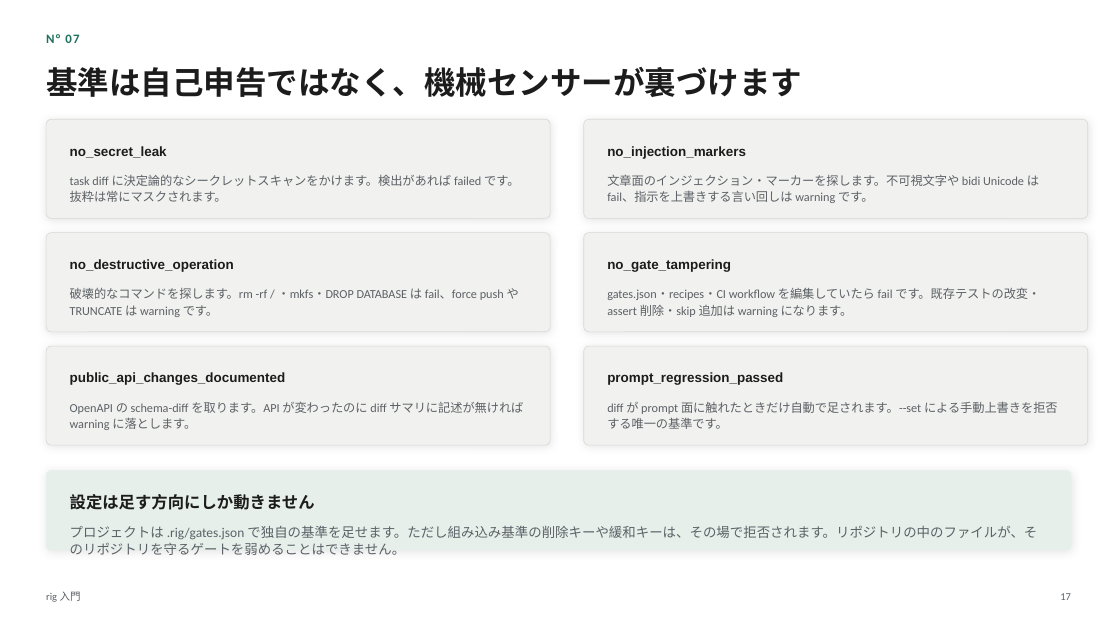
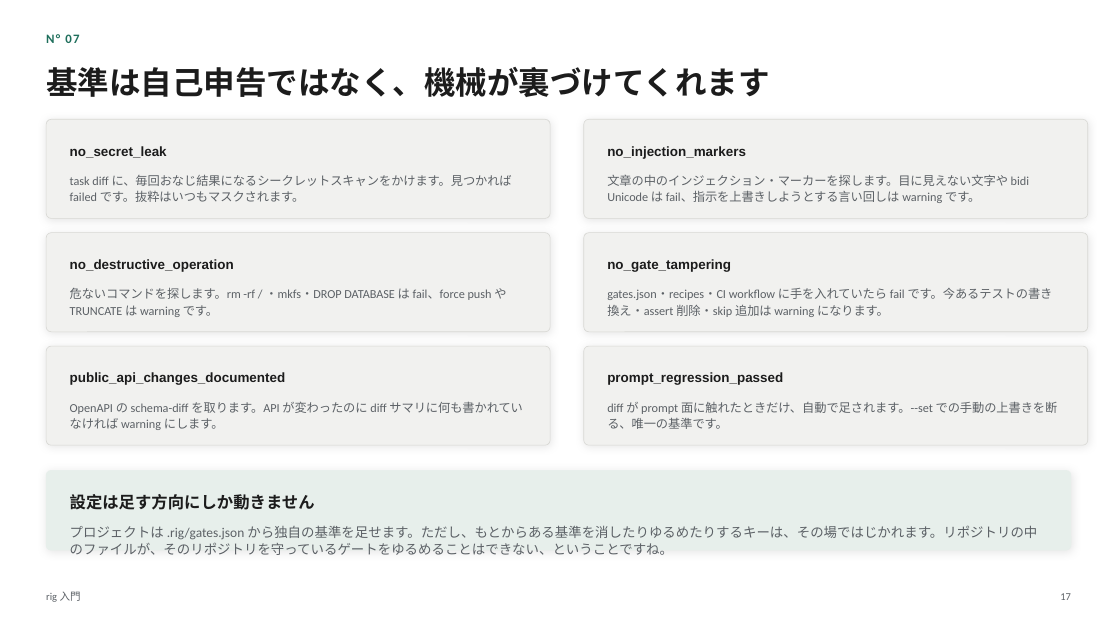
Before and after one commit to itoh-shun/rig, a slide deck: slide 17 of docs/onboarding/rig-intro.ja.pptx. Drawn at 1120x630 pixels with LibreOffice and Linux fonts; fonts in the diff are those of the drawing. Boxes give left, top, right and bottom in pixels: in the first picture for what was removed or moved away, otherwise in the second. Text is boxed around its words. In the diff, an @@ line names an element or a change of style, - is before the commit and + after.

```diff
--- a/docs/onboarding/rig-intro.ja.pptx
+++ b/docs/onboarding/rig-intro.ja.pptx
@@ text at box(46, 67, 770, 97): text changed @@
-基準は自己申告ではなく、機械センサーが裏づけます
+基準は自己申告ではなく、機械が裏づけてくれます
@@ text at box(70, 175, 512, 202): text changed @@
-task diff に決定論的なシークレットスキャンをかけます。検出があれば failed です。抜粋は常にマスクされます。
+task diff に、毎回おなじ結果になるシークレットスキャンをかけます。見つかれば failed です。抜粋はいつもマスクされます。
@@ text at box(607, 175, 1029, 203): text changed @@
-文章面のインジェクション・マーカーを探します。不可視文字や bidi Unicode は fail、指示を上書きする言い回しは warning です。
+文章の中のインジェクション・マーカーを探します。目に見えない文字や bidi Unicode は fail、指示を上書きしようとする言い回しは warning です。
@@ text at box(70, 288, 506, 317): text changed @@
-破壊的なコマンドを探します。rm -rf / ・mkfs・DROP DATABASE は fail、force push や TRUNCATE は warning です。
+危ないコマンドを探します。rm -rf / ・mkfs・DROP DATABASE は fail、force push や TRUNCATE は warning です。
@@ text at box(607, 288, 1053, 317): text changed @@
-gates.json・recipes・CI workflow を編集していたら fail です。既存テストの改変・assert 削除・skip 追加は warning になります。
+gates.json・recipes・CI workflow に手を入れていたら fail です。今あるテストの書き換え・assert 削除・skip 追加は warning になります。
@@ text at box(70, 401, 522, 430): text changed @@
-OpenAPI の schema-diff を取ります。API が変わったのに diff サマリに記述が無ければ warning に落とします。
+OpenAPI の schema-diff を取ります。API が変わったのに diff サマリに何も書かれていなければ warning にします。
@@ text at box(607, 401, 1058, 429): text changed @@
-diff が prompt 面に触れたときだけ自動で足されます。--set による手動上書きを拒否する唯一の基準です。
+diff が prompt 面に触れたときだけ、自動で足されます。--set での手動の上書きを断る、唯一の基準です。
@@ text at box(70, 526, 1037, 555): text changed @@
-プロジェクトは .rig/gates.json で独自の基準を足せます。ただし組み込み基準の削除キーや緩和キーは、その場で拒否されます。リポジトリの中のファイルが、そのリポジトリを守るゲートを弱めることはできません。
+プロジェクトは .rig/gates.json から独自の基準を足せます。ただし、もとからある基準を消したりゆるめたりするキーは、その場ではじかれます。リポジトリの中のファイルが、そのリポジトリを守っているゲートをゆるめることはできない、ということですね。
```
Also in this commit, not shown: 30 other slides changed, 4 other files.
